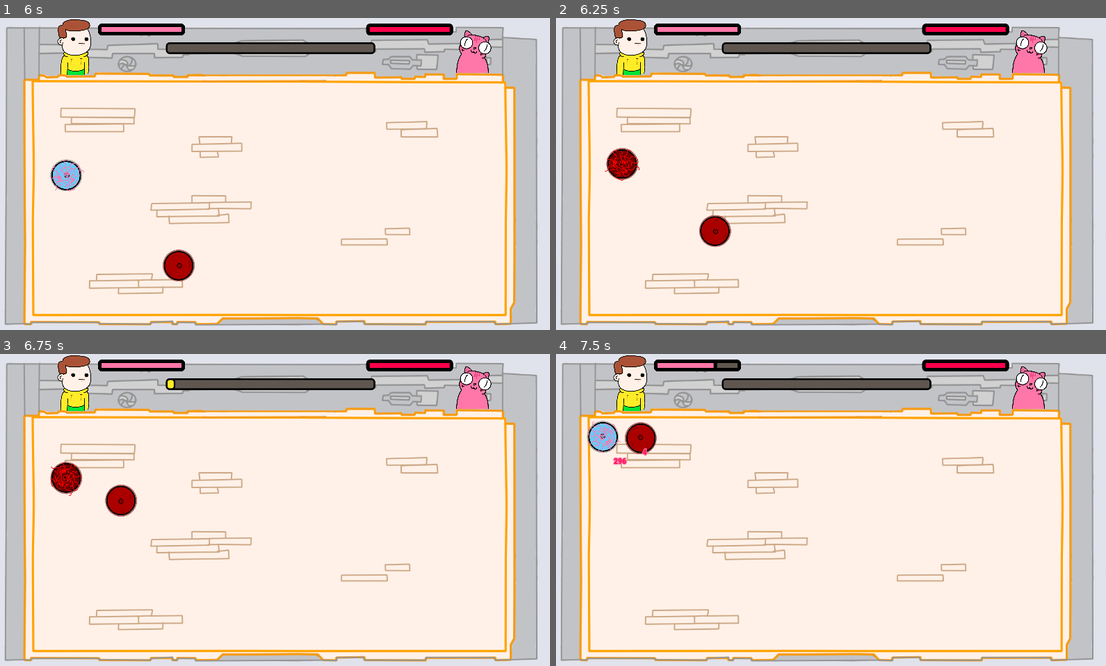
Above: before the commit, frames 1-4 (two rows, left to right).
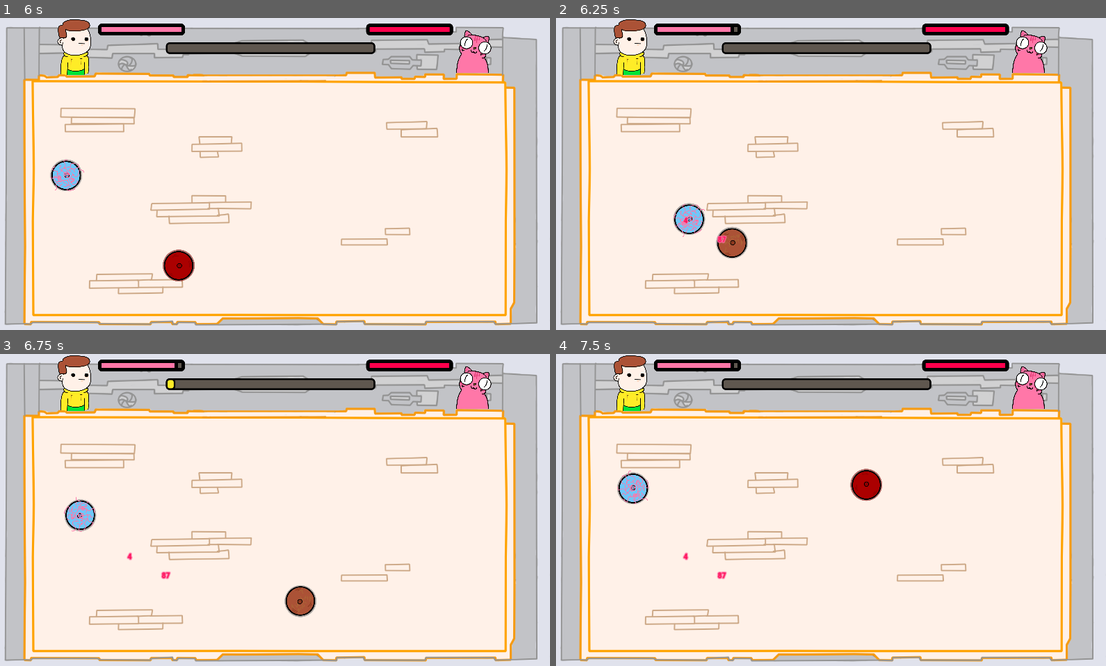
Above: after the commit, the same moments.

Repository: MatiasVME/spinning-battle
Game: Godot game, scene res://game/stage/stage.tscn
The game is run twice, just before and just after one commit, with the same random seed, the same clock (stepped at 60 frames per second) and the same inputs. This scene is started directly instead of the project's main scene.
Inputs (mouse positions are in pixels of both pictures, inside the frame that each line leads up to):
- Up to frame 1 (6 s): move the mouse to (396, 158) at 0.52 s; press the mouse at (396, 158) at 0.53 s; move the mouse to (159, 189) at 1.27 s; release the mouse at (159, 189) at 1.28 s; click (159, 189) at 1.35 s; move the mouse to (330, 105) at 2.02 s; press the mouse at (330, 105) at 2.03 s; move the mouse to (242, 236) at 2.77 s; release the mouse at (242, 236) at 2.78 s; click (242, 236) at 2.85 s; move the mouse to (440, 220) at 3.52 s; press the mouse at (440, 220) at 3.53 s; move the mouse to (104, 127) at 4.27 s; release the mouse at (104, 127) at 4.28 s; click (104, 127) at 4.35 s; move the mouse to (297, 174) at 5.02 s; press the mouse at (297, 174) at 5.03 s; move the mouse to (187, 96) at 5.77 s; release the mouse at (187, 96) at 5.78 s; click (187, 96) at 5.85 s
- Up to frame 2 (6.25 s): no input
- Up to frame 3 (6.75 s): move the mouse to (396, 494) at 6.52 s; press the mouse at (396, 494) at 6.53 s
- Up to frame 4 (7.5 s): move the mouse to (715, 525) at 7.27 s; release the mouse at (715, 525) at 7.28 s; click (715, 525) at 7.35 s

Frame 1 is identical in both runs. In frame 2, 1.8% of the frame differs, in the area x 8-83%, y 1-78%; in frame 3, 2.0%; in frame 4, 2.1%, in the area x 5-60%, y 2-73%.

Commit message:
Fix Varios

Diff:
--- a/game/spiner/spiner.gd
+++ b/game/spiner/spiner.gd
@@ -1,10 +1,12 @@
 extends RigidBody2D
 
-class_name Spiner
+class_name Spinner
 
 var damage_effect_rec = preload("res://game/autoloads/damage_effect.tscn")
 
 const INITIAL_ACEL = 0.5
+
+var ref_enemy_spinner : Spinner
 
 var acel := INITIAL_ACEL
 var speed := 100
@@ -35,28 +37,19 @@
 
 	_colliding_bodies = get_colliding_bodies()
 	if _colliding_bodies.size() > 0:
-		if _colliding_bodies[0] is Spiner:
+		if _colliding_bodies[0] is Spinner:
 			acel = INITIAL_ACEL
-
-			if is_player and can_damage:
-				#var calc_damage = int((absi(linear_velocity.x) + absi(linear_velocity.y)) * 0.05)
-				var calc_damage = last_force * 0.2
-				Main.enemy_hp -= calc_damage
-
-				var damage_effect = damage_effect_rec.instantiate()
-				damage_effect.show_damage(calc_damage)
-				get_parent().add_child(damage_effect)
-				damage_effect.global_position = global_position
-			elif not is_player and can_damage:
-				#var calc_damage = int((absi(linear_velocity.x) + absi(linear_velocity.y)) * 0.05)
-				var calc_damage = last_force * 0.2
-				Main.player_hp -= calc_damage
-
-				var damage_effect = damage_effect_rec.instantiate()
-				damage_effect.show_damage(calc_damage)
-				get_parent().add_child(damage_effect)
-				damage_effect.global_position = global_position
-
+				##var calc_damage = int((absi(linear_velocity.x) + absi(linear_velocity.y)) * 0.05)
+			#var calc_damage = last_force * 0.2
+			#
+			#if is_player and can_damage:
+				#Main.enemy_hp -= calc_damage
+				#
+				#var damage_effect = damage_effect_rec.instantiate()
+				#damage_effect.show_damage(calc_damage)
+				#get_parent().add_child(damage_effect)
+				#damage_effect.global_position = global_position
+			#
 		$Sprite["self_modulate"] = Color.WHITE
 		can_damage = false
 
@@ -65,17 +58,42 @@
 	$Sprite["self_modulate"] = Color.RED
 	can_damage = true
 	last_force = force
+	impulse_to_enemy(force)
+
+
+func impulse_to_enemy(force):
+	var dir = (ref_enemy_spinner.global_position - global_position).normalized()
+	apply_central_impulse(dir * force)
 
 
 func _on_timer_timeout() -> void:
 	# Si es el enemigo
 	if not is_player:
-		$Timer.wait_time = randf_range(2.0, 8.0)
+		$Timer.wait_time = randf_range(2.0, 6.0)
 		$Timer.start()
 
 		$Sprite["self_modulate"] = Color.RED
 		can_damage = true
-		_on_boosted($Timer.wait_time * 250, is_player)
-		#Signals.boosted.emit($Timer.wait_time * 250, is_player)
+		impulse_to_enemy($Timer.wait_time * 250)
 	else:
 		$Timer.stop()
+
+
+func _on_area_body_entered(body: Node2D) -> void:
+	if body is Spinner:
+		var calc_damage = last_force * 0.2
+
+		if is_player and can_damage:
+			Main.enemy_hp -= calc_damage
+		elif not is_player and can_damage:
+			calc_damage = int((absi(linear_velocity.x) + absi(linear_velocity.y)) * 0.2)
+			Main.player_hp -= calc_damage
+
+		if calc_damage != 0:
+			var damage_effect = damage_effect_rec.instantiate()
+			damage_effect.show_damage(calc_damage)
+			get_parent().add_child(damage_effect)
+			damage_effect.global_position = ref_enemy_spinner.global_position
+
+		$Sprite["self_modulate"] = Color.WHITE
+		can_damage = false
--- a/game/spiner/spiner.tscn
+++ b/game/spiner/spiner.tscn
@@ -128,6 +128,9 @@
 "hit": SubResource("Animation_qwjkq")
 }
 
+[sub_resource type="CircleShape2D" id="CircleShape2D_rmkum"]
+radius = 37.0
+
 [node name="Spiner" type="RigidBody2D"]
 physics_material_override = SubResource("PhysicsMaterial_p6msk")
 can_sleep = false
@@ -160,4 +163,10 @@
 wait_time = 6.0
 autostart = true
 
+[node name="Area" type="Area2D" parent="."]
+
+[node name="Collision" type="CollisionShape2D" parent="Area"]
+shape = SubResource("CircleShape2D_rmkum")
+
 [connection signal="timeout" from="Timer" to="." method="_on_timer_timeout"]
+[connection signal="body_entered" from="Area" to="." method="_on_area_body_entered"]
--- a/game/stage/stage.gd
+++ b/game/stage/stage.gd
@@ -2,15 +2,16 @@
 
 var spiner = preload("res://game/spiner/spiner.tscn")
 
-var player_spiner : Spiner
-var boss_spiner : Spiner
+var player_spiner : Spinner
+var boss_spiner : Spinner
 
 
 func _ready() -> void:
-	Signals.boosted.connect(_on_boosted)
-
 	create_player_spiner()
 	create_boss_spiner()
+
+	player_spiner.ref_enemy_spinner = boss_spiner
+	boss_spiner.ref_enemy_spinner = player_spiner
 
 
 func create_player_spiner():
@@ -29,12 +30,3 @@
 	boss_spiner.get_node("Sprite").animation = "cat"
 
 	add_child(spiner_inst)
-
-
-func _on_boosted(force, is_player):
-	if is_player:
-		var dir = (boss_spiner.global_position - player_spiner.global_position).normalized()
-		player_spiner.apply_central_impulse(dir * force)
-	else:
-		var dir = (player_spiner.global_position - boss_spiner.global_position).normalized()
-		boss_spiner.apply_central_impulse(dir * force)
Not shown: 1 places in game/spiner/spiner.tscn that only renumber resources
